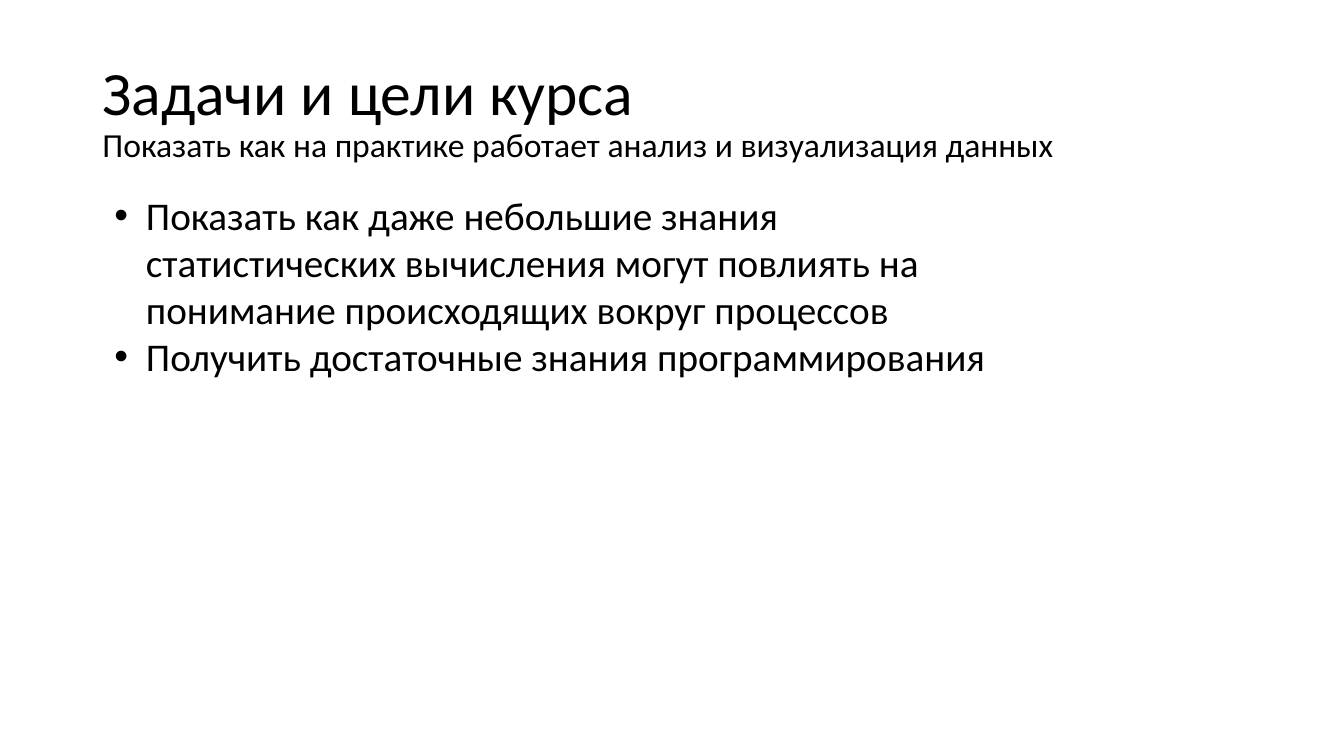
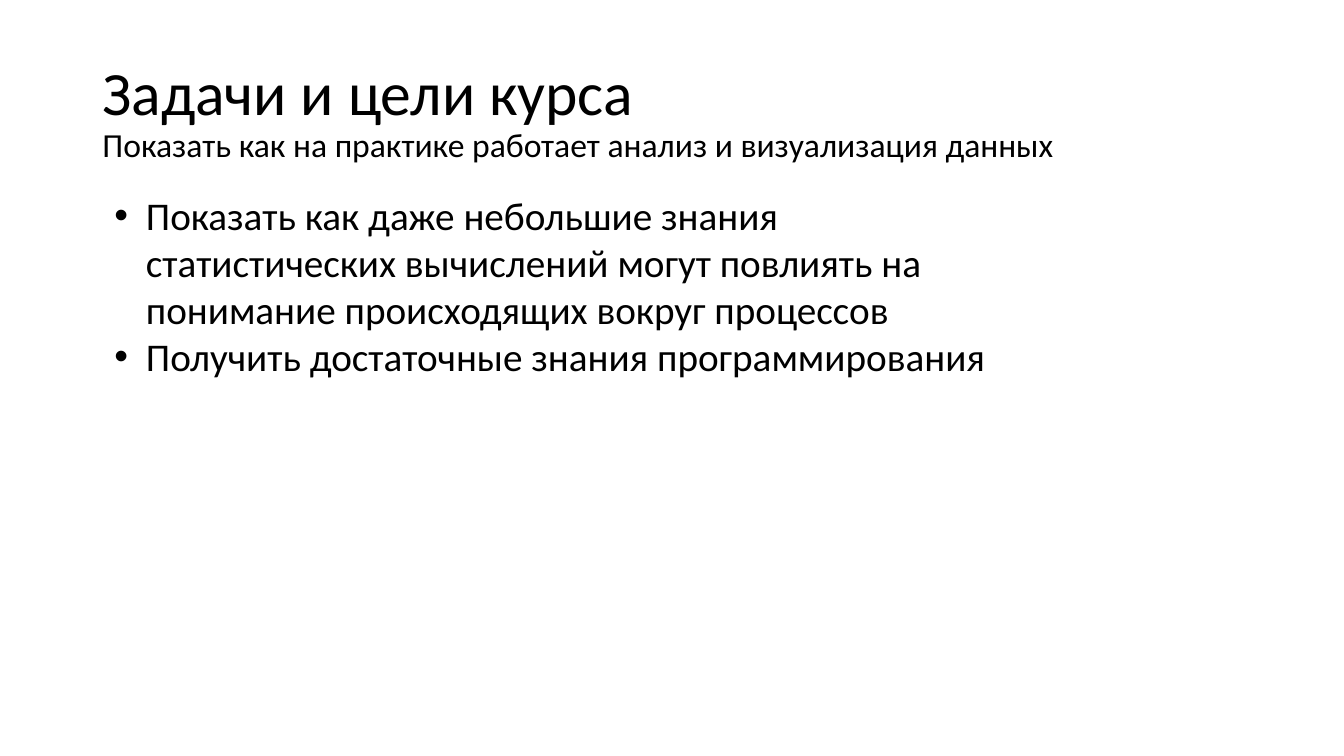
Before and after one commit to SergeyMirvoda/MD-DA-2018, a slide deck: slide 5 of 1.0 Introduction.pptx. Drawn at 1344x756 pixels with LibreOffice and Linux fonts; fonts in the diff are those of the drawing. Boxes give left, top, right and bottom in pixels: in the first picture for what was removed or moved away, otherwise in the second. Text is boxed around its words. In the diff, an @@ line names an element or a change of style, - is before the commit and + after.

Commit message:
spelling

```diff
--- a/1.0 Introduction.pptx
+++ b/1.0 Introduction.pptx
@@ text at [146, 203, 921, 331]: text changed @@
-• Показать как даже небольшие знания статистических вычисления могут повлиять на понимание происходящих вокруг процессов
+• Показать как даже небольшие знания статистических вычислений могут повлиять на понимание происходящих вокруг процессов
```
Also in this commit, not shown: 1 other slide changed.
